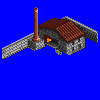
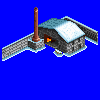
Layers edited between the first and the second 100×100 image:
added layer "snow" above "Layer 5" over [2,16,98,61]
